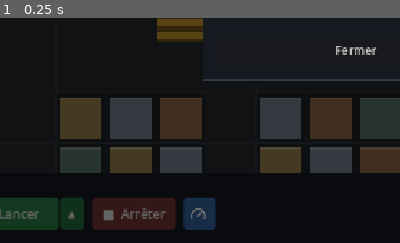
Above: before the commit, frame 1.
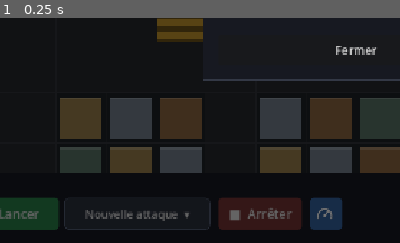
Above: after the commit, the same moment.

Repository: YohanPoirier/jeu_securite
Game: Godot game, scene res://main.tscn
Same seed, same stepped clock (60 frames per second), same inputs: the game is played once before the commit and once after it.
Inputs:
- Up to frame 1 (0.25 s): no input
The pictures show only the part of the screen within x 6-56%, y 50-100%; the shares and areas given below are measured in that part.

The runs differ from the first frame. In frame 1, 8.7% of the frame differs, in the area x 15-86%, y 80-95%.

Commit message:
Choix de l'attaque : champ cliquable à côté de Lancer ; retrait du n° d'attaque et du tick à droite
Co-Authored-By: Claude Sonnet 5.5 <noreply@anthropic.com>
Claude-Session: https://claude.ai/code/session_01Qn8oNbxsrQNPS2EWgssgFJ

Diff:
--- a/scripts/main.gd
+++ b/scripts/main.gd
@@ -58,8 +58,6 @@
 var attack_btn: Button
 var out_btn: Button
 var out_panel: PanelContainer
-var attack_label: Label
-var tick_label: Label
 var status_label: Label
 var editor_panel: PanelContainer
 var editor_title: Label
@@ -190,7 +188,7 @@
 
 
 ## Donne à un bouton un fond plein de couleur, à angles arrondis.
-func _apply_colors(btn: BaseButton, color: Color) -> void:
+func _apply_colors(btn: BaseButton, color: Color, border := false) -> void:
 	for state in ["normal", "hover", "pressed", "hover_pressed", "disabled"]:
 		var sb := StyleBoxFlat.new()
 		sb.bg_color = color
@@ -202,6 +200,9 @@
 			sb.bg_color = color.darkened(0.5)
 		sb.set_corner_radius_all(6)
 		sb.set_content_margin_all(8)
+		if border:
+			sb.border_color = Color(0.32, 0.36, 0.45)
+			sb.set_border_width_all(1)
 		btn.add_theme_stylebox_override(state, sb)
 	btn.add_theme_stylebox_override("focus", StyleBoxEmpty.new())
 	btn.flat = false  # les MenuButton sont plats par défaut
@@ -235,12 +236,6 @@
 	status_label.add_theme_font_size_override("font_size", 16)
 	info.add_child(status_label)
 	info.add_child(_spacer())
-	attack_label = _label("")
-	attack_label.modulate = Color(1, 1, 1, 0.6)
-	info.add_child(attack_label)
-	tick_label = _label("")
-	tick_label.modulate = Color(1, 1, 1, 0.6)
-	info.add_child(tick_label)
 
 	# ligne des commandes
 	var bh := HBoxContainer.new()
@@ -248,17 +243,16 @@
 	bv.add_child(bh)
 	# Lancer + petite flèche pour choisir l'attaque (nouvelle ou ancienne)
 	var run_box := HBoxContainer.new()
-	run_box.add_theme_constant_override("separation", 2)
+	run_box.add_theme_constant_override("separation", 8)
 	bh.add_child(run_box)
 	btn_run = _styled_button("▶  Lancer", GREEN)
 	btn_run.pressed.connect(_on_run)
 	run_box.add_child(btn_run)
 	attack_btn = Button.new()
-	attack_btn.text = "▲"
-	attack_btn.custom_minimum_size = Vector2(34, 46)
-	attack_btn.add_theme_font_size_override("font_size", 14)
-	attack_btn.tooltip_text = "Choisir l'attaque : une nouvelle, ou une ancienne à rejouer pour déboguer"
-	_apply_colors(attack_btn, GREEN.darkened(0.15))
+	attack_btn.custom_minimum_size = Vector2(210, 46)
+	attack_btn.add_theme_font_size_override("font_size", 16)
+	attack_btn.tooltip_text = "Attaque à lancer : une nouvelle, ou une ancienne à rejouer pour déboguer"
+	_apply_colors(attack_btn, Color(0.17, 0.19, 0.24), true)
 	attack_menu = _make_popup()
 	attack_menu.id_pressed.connect(_on_attack_chosen)
 	attack_btn.pressed.connect(func(): _popup_above(attack_btn, attack_menu))
@@ -379,6 +373,7 @@
 	for i in pm.item_count:
 		if not pm.is_item_separator(i):
 			pm.set_item_checked(i, pm.get_item_id(i) == attack_choice + 1)
+	attack_btn.text = ("Attaque %d  ▾" % (attack_choice + 1)) if attack_choice >= 0 else "Nouvelle attaque  ▾"
 
 
 func _replay_msg(n: int) -> String:
@@ -635,9 +630,7 @@
 	out_panel.visible = false
 	attack_choice = -1
 	_rebuild_attack_menu()
-	attack_label.text = ""
 	status_label.text = ""
-	tick_label.text = ""
 	world = World.new(levels[cur], {}, 0)
 	view.world = world
 	view.alpha = 1.0
@@ -717,13 +710,11 @@
 	out_panel.visible = false
 	attack_choice = -1
 	_rebuild_attack_menu()
-	attack_label.text = ""
 	status_label.text = ""
 	world = World.new(lv, {}, 0)
 	view.world = world
 	view.alpha = 1.0
 	view.queue_redraw()
-	tick_label.text = ""
 	_show_modal("scenario")  # le scénario s'affiche au début du niveau
 
 
@@ -792,7 +783,6 @@
 		number = list.size()
 		_rebuild_attack_menu()
 		_set_status("", Color.WHITE)
-	attack_label.text = "Attaque %d%s" % [number, " (rejeu)" if run_replay else ""]
 	world = World.new(lv, compiled, attack)
 	view.world = world
 	view.alpha = 1.0
@@ -838,7 +828,6 @@
 			break
 		for rb in world.robots:
 			_mark_line(rb.id, rb.vm.last_line)
-	tick_label.text = "Tick %d" % world.tick_n
 	view.alpha = clampf(timer / interval, 0.0, 1.0) if running else 1.0
 	view.queue_redraw()
 
